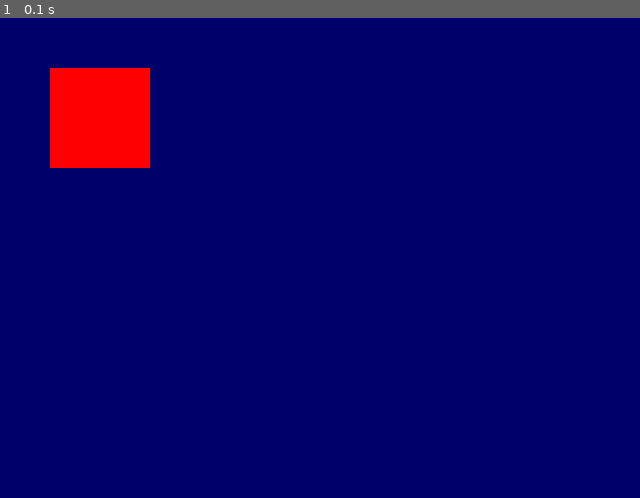
Above: before the commit, frame 1.
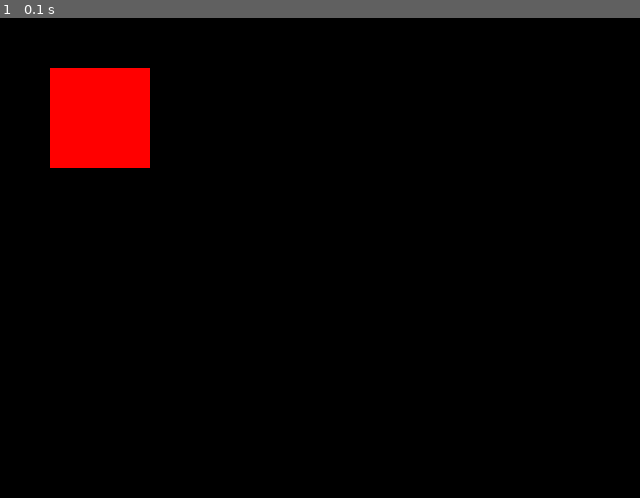
Above: after the commit, the same moment.

Repository: tomalley4/rPi-pygame
Game: pygame game, started from game_window.py
The game is run twice, just before and just after one commit, with the same random seed, the same clock (stepped at 60 frames per second) and the same inputs.
Inputs:
- Up to frame 1 (0.1 s): no input

The runs differ from the first frame. In frame 1, 97% of the frame differs, in the area x 0-100%, y 0-100%.

Commit message:
example destroy everything

Diff:
--- a/game_window.py
+++ b/game_window.py
@@ -17,10 +17,6 @@
     return (255, 0, 0)
 
 while True:
-    event = pygame.event.poll()
-    if event.type == pygame.QUIT:
-        break
-    screen.fill(daylight(500))
 
     pygame.draw.rect(screen, get_rect_color(), (50, 50, 100, 100))
 
